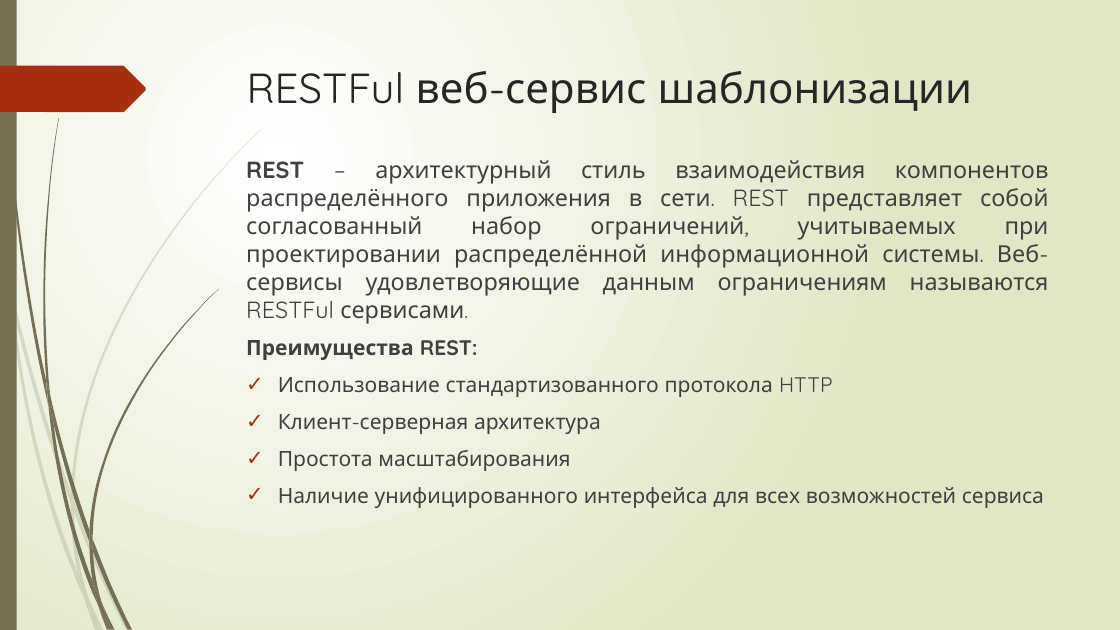
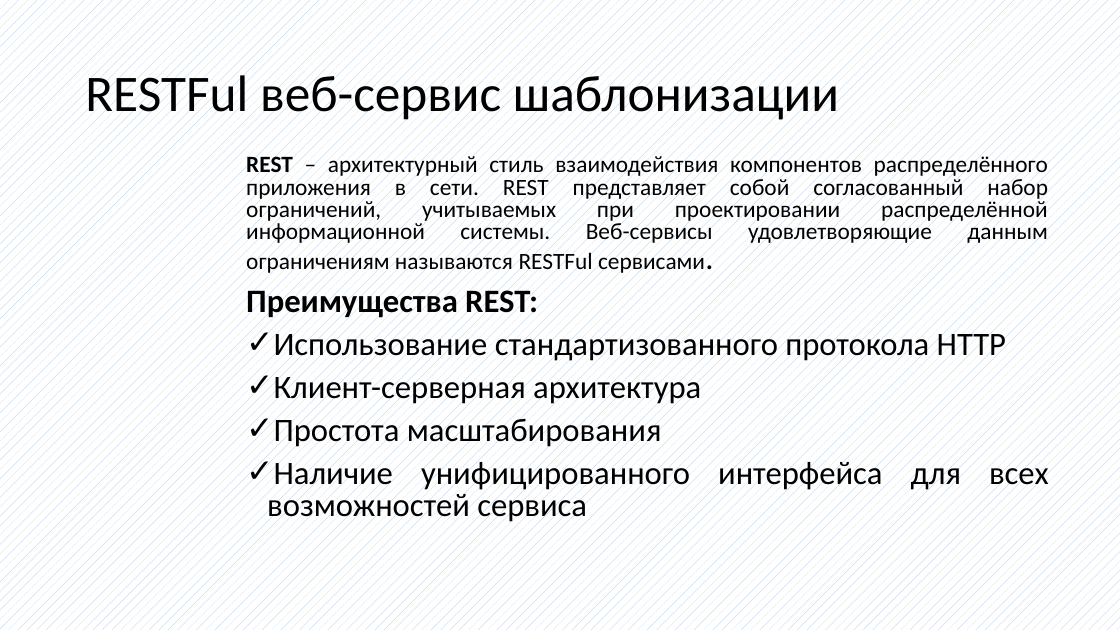
Before and after one commit to bobs4462/tachyon, a slide deck: slide 10 of docs/Презентация ВКР.pptx (slide 12 before the commit). Drawn at 1120x630 pixels with LibreOffice and Linux fonts; fonts in the diff are those of the drawing. Boxes give left, top, right and bottom in pixels: in the first picture for what was removed or moved away, otherwise in the second. Text is boxed around its words. In the diff, an @@ line names an element or a change of style, - is before the commit and + after.

```diff
--- a/docs/Презентация ВКР.pptx
+++ b/docs/Презентация ВКР.pptx
@@ background gradient #FFFFFF to #DFE8C4 to pattern #9DC3E6 on #FFFFFF @@
@@ rectangle removed at box(0, 0, 17, 630) @@
@@ title "RESTFul веб-сервис шаблонизации": place and size @@
-title "RESTFul веб-сервис шаблонизации" at box(247, 71, 972, 113)
+title "RESTFul веб-сервис шаблонизации" at box(85, 68, 839, 123)
@@ title "RESTFul веб-сервис шаблонизации" at box(85, 68, 839, 123): size 36 to 44 pt, font Quicksand to Calibri, text colour #262626 to #000000; line spacing 1 to 0.9; vertical alignment top to middle @@
@@ freeform shape removed at box(0, 66, 146, 112) @@
@@ text "REST – архитектурный стиль взаимодействия ..." at box(246, 153, 1049, 524): size 18 to 28 pt in "сервисами.", "Преимущества REST:", "Использование стандартизованного протокола HTTP", "Клиент-серверная архитектура" and 2 more places; font Quicksand to Calibri, text colour #404040 to #000000; line spacing 1 to 0.8; indent changed @@
@@ group removed at box(0, 129, 262, 630): 10 freeform shapes @@
@@ group removed at box(3, 0, 218, 630): 12 freeform shapes @@
```
Also in this commit, not shown: 10 other slides changed, 6 slides added, 8 slides removed, 1 other file.
